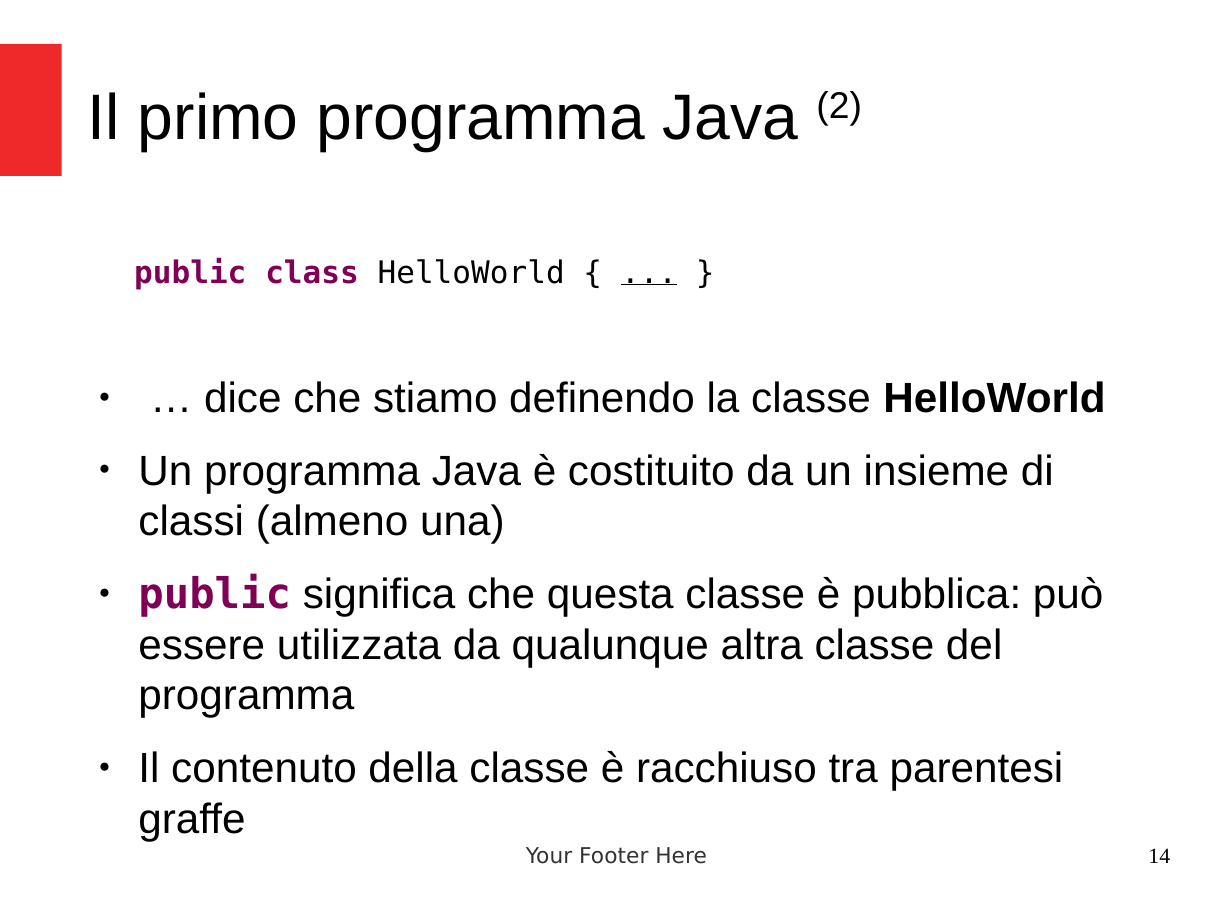
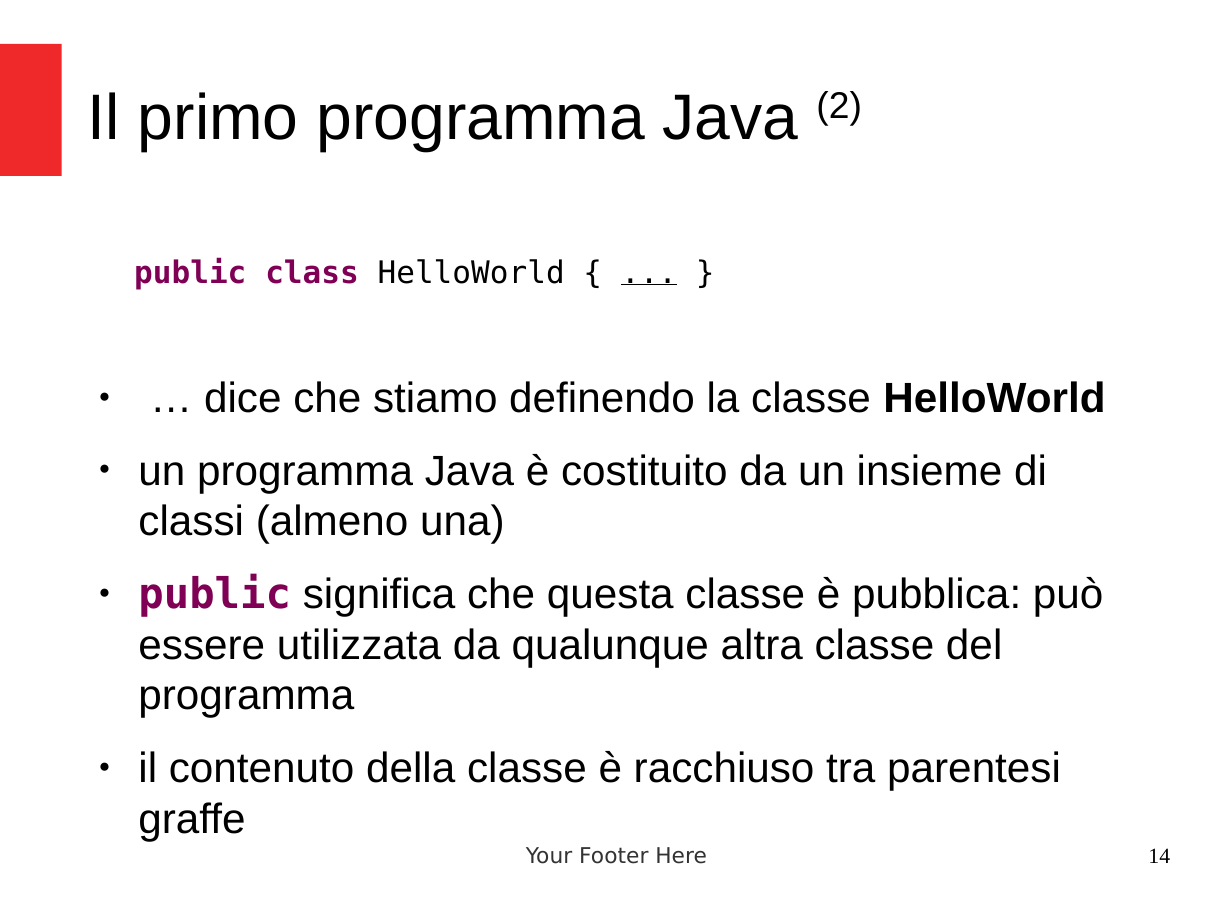
Before and after one commit to criluc/jdbc-tutorial, a slide deck: slide 14 of Introduzione a Java.odp. Drawn at 1232x924 pixels with LibreOffice and Linux fonts; fonts in the diff are those of the drawing. Boxes give left, top, right and bottom in pixels: in the first picture for what was removed or moved away, otherwise in the second. Text is boxed around its words. In the diff, an @@ line names an element or a change of style, - is before the commit and + after.

```diff
--- a/Introduzione a Java.odp
+++ b/Introduzione a Java.odp
@@ text at (x1=138, y1=454, x2=1047, y2=544): text changed @@
-● Un programma Java è costituito da un insieme di classi (almeno una)
+● un programma Java è costituito da un insieme di classi (almeno una)
@@ text at (x1=138, y1=751, x2=1061, y2=790): text changed @@
-● Il contenuto della classe è racchiuso tra parentesi graffe
+● il contenuto della classe è racchiuso tra parentesi graffe
```
Also in this commit, not shown: 20 other slides changed, 2 other files.
